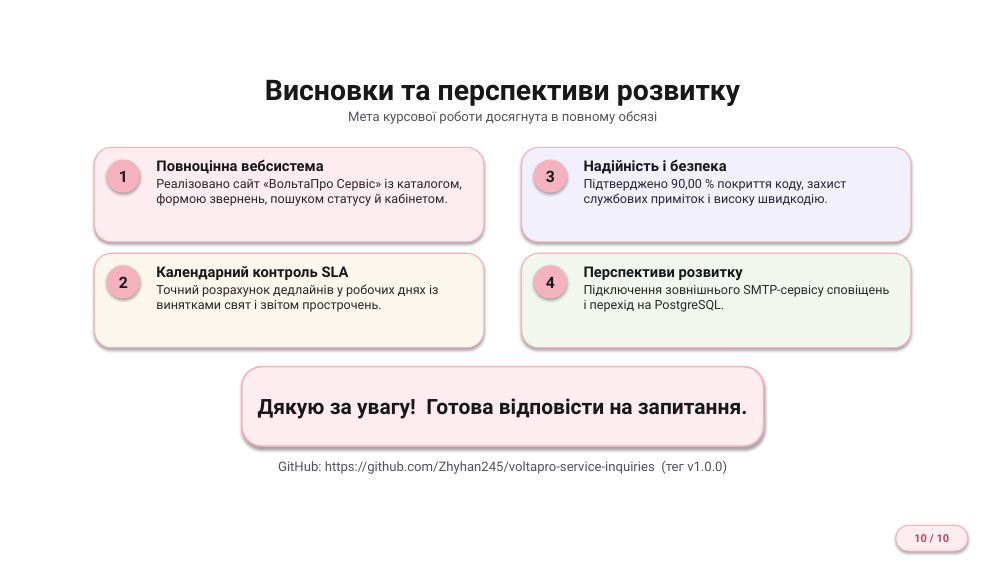
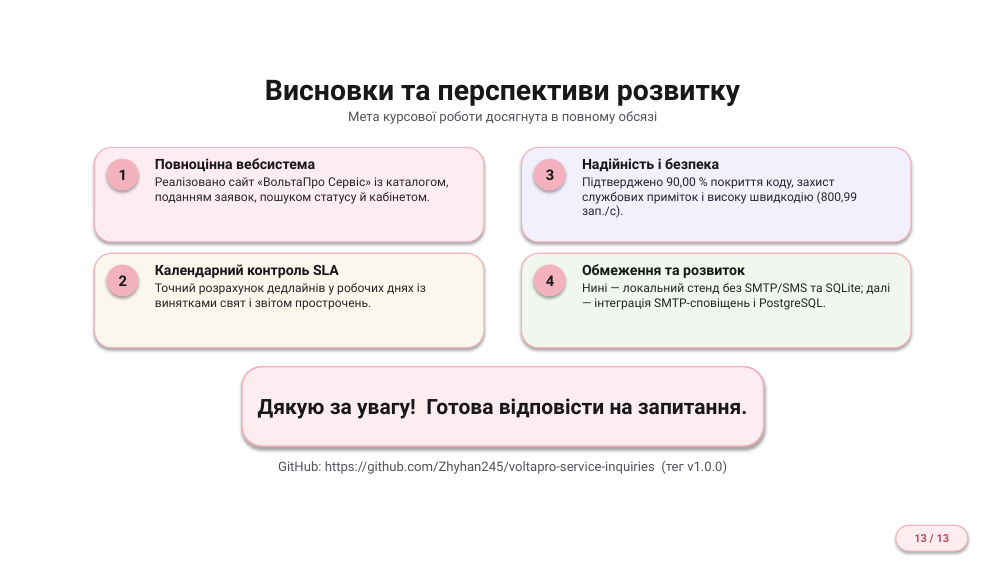
Before and after one commit to Zhyhan245/voltapro-service-inquiries, a slide deck: slide 13 of docs/Презентація_Жиган_Д_О_АІ-245.pptx (slide 10 before the commit). Drawn at 1008x567 pixels with LibreOffice and Linux fonts; fonts in the diff are those of the drawing; background and template pictures are left out. Boxes give left, top, right and bottom in pixels: in the first picture for what was removed or moved away, otherwise in the second. Text is boxed around its words. In the diff, an @@ line names an element or a change of style, - is before the commit and + after.

```diff
--- a/docs/Презентація_Жиган_Д_О_АІ-245.pptx
+++ b/docs/Презентація_Жиган_Д_О_АІ-245.pptx
@@ text at [155,177,448,204]: text changed; size 12 to 11.5 pt @@
-Реалізовано сайт «ВольтаПро Сервіс» із каталогом, формою звернень, пошуком статусу й кабінетом.
+Реалізовано сайт «ВольтаПро Сервіс» із каталогом, поданням заявок, пошуком статусу й кабінетом.
@@ text at [155,158,315,172]: size 14 to 13.5 pt in "Повноцінна вебсистема" @@
@@ text at [582,177,857,218]: text changed; size 12 to 11.5 pt @@
-Підтверджено 90,00 % покриття коду, захист службових приміток і високу швидкодію.
+Підтверджено 90,00 % покриття коду, захист службових приміток і високу швидкодію (800,99 зап./с).
@@ text at [582,158,719,172]: size 14 to 13.5 pt in "Надійність і безпека" @@
@@ text "Календарний контроль SLA" at [155,264,426,310]: size 14 to 13.5 pt in "Календарний контроль SLA"; size 12 to 11.5 pt in "Точний розрахунок дедлайнів у робочих днях із ..." @@
@@ size 15 to 14 pt in 4 elements at [107,265,138,296], [107,159,138,191], [534,159,566,191], [534,265,566,296] @@
@@ text at [582,264,890,310]: text changed; size 12 to 11.5 pt @@
-Перспективи розвитку
-Підключення зовнішнього SMTP-сервісу сповіщень і перехід на PostgreSQL.
+Обмеження та розвиток
+Нині — локальний стенд без SMTP/SMS та SQLite; далі — інтеграція SMTP-сповіщень і PostgreSQL.
@@ text in rounded rectangle at [914,534,950,542]: text changed @@
-10 / 10
+13 / 13
```
Also in this commit, not shown: 5 other slides changed, 6 slides added, 3 slides removed.
